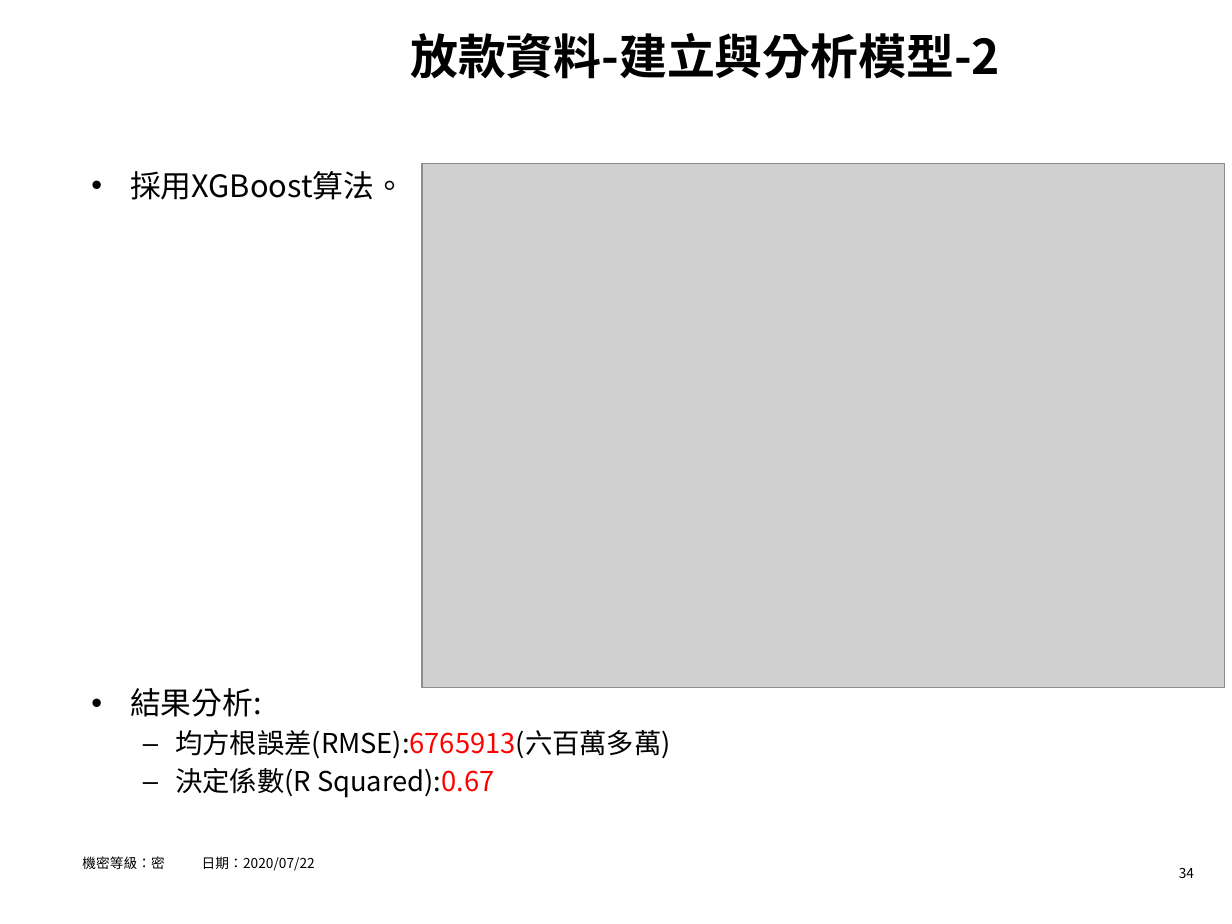
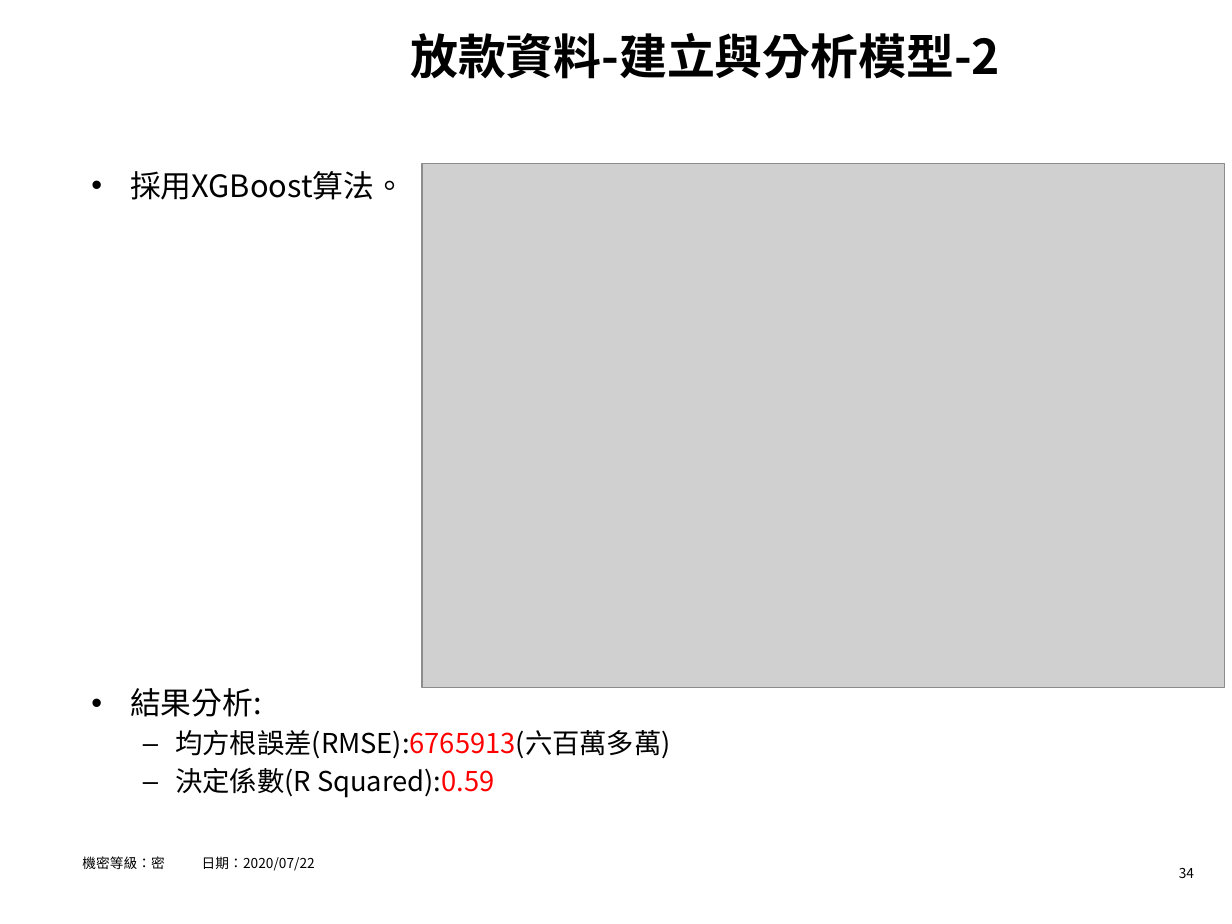
Before and after one commit to hrne/FINAL_REPORT, a slide deck: slide 34 of AI_Report/AI應用-不動產價格預測.pptx. Drawn at 1232x924 pixels with LibreOffice and Linux fonts; fonts in the diff are those of the drawing; grey boxes stand for pictures; background and template pictures are left out. Boxes give left, top, right and bottom in pixels: in the first picture for what was removed or moved away, otherwise in the second. Text is boxed around its words. In the diff, an @@ line names an element or a change of style, - is before the commit and + after.

```diff
--- a/AI_Report/AI應用-不動產價格預測.pptx
+++ b/AI_Report/AI應用-不動產價格預測.pptx
@@ text at (175, 767, 494, 798): text changed @@
-  – 決定係數(R Squared):0.67
+  – 決定係數(R Squared):0.59
```
Also in this commit, not shown: 3 other slides changed, 1 slide added.
